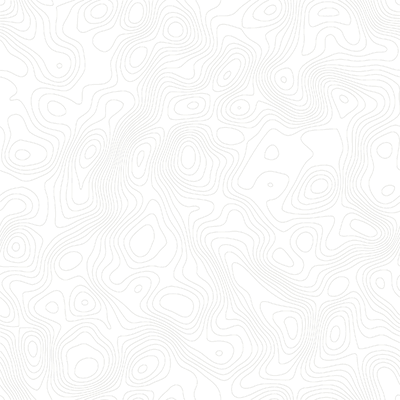
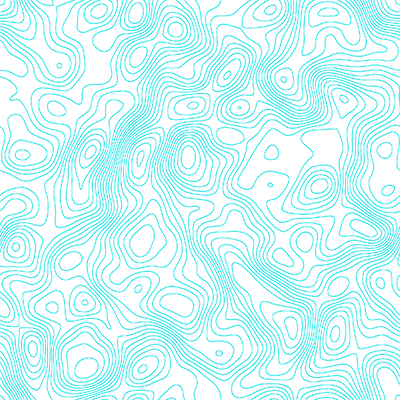
The second 400 x 400 image is a revision of the first. Changes to its layers:
hid "Rectangle 1 copy 16" over [0, 0, 400, 400]
hid "Rectangle 1 copy 13" over [0, 0, 400, 400]
showed "Rectangle 1" (3rd of 3, in "Color burn"), opacity 26% → 100% over [0, 0, 400, 400]
added layer "Layer 1 copy" in group "Color burn" over [0, 0, 400, 400]
hid "Layer 1" (3rd of 3, in "Color burn") over [0, 0, 400, 400]
